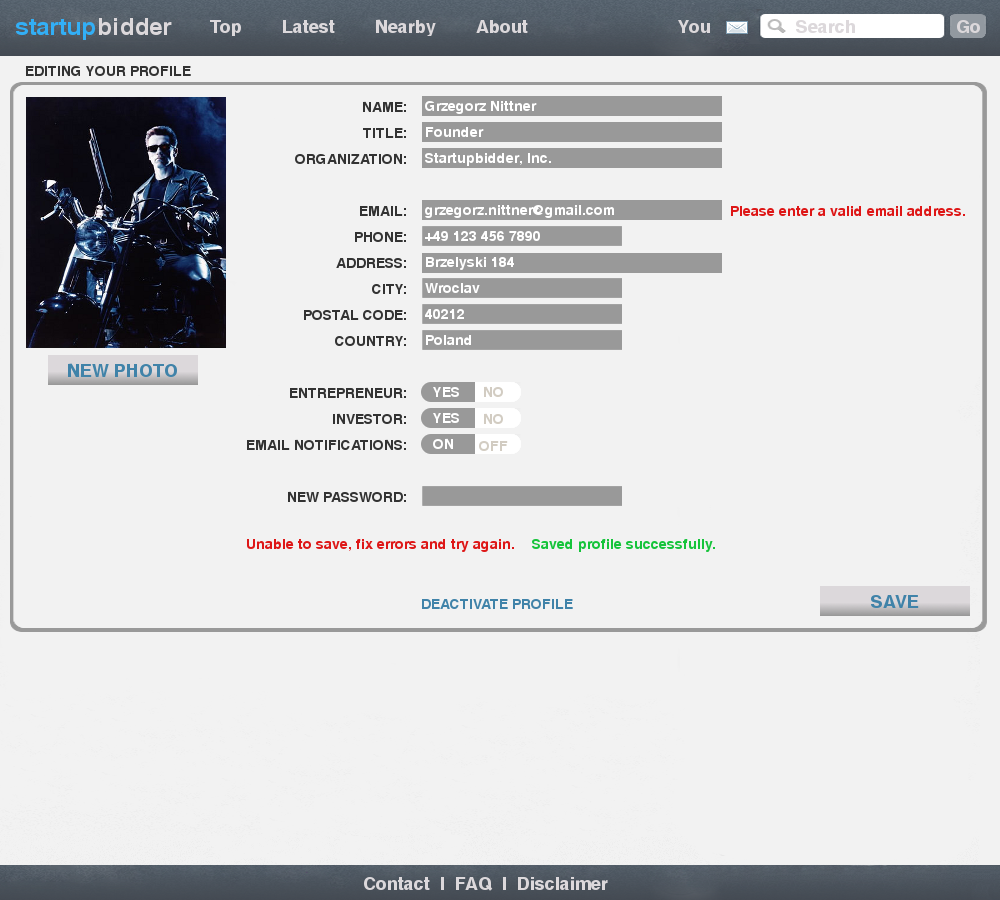
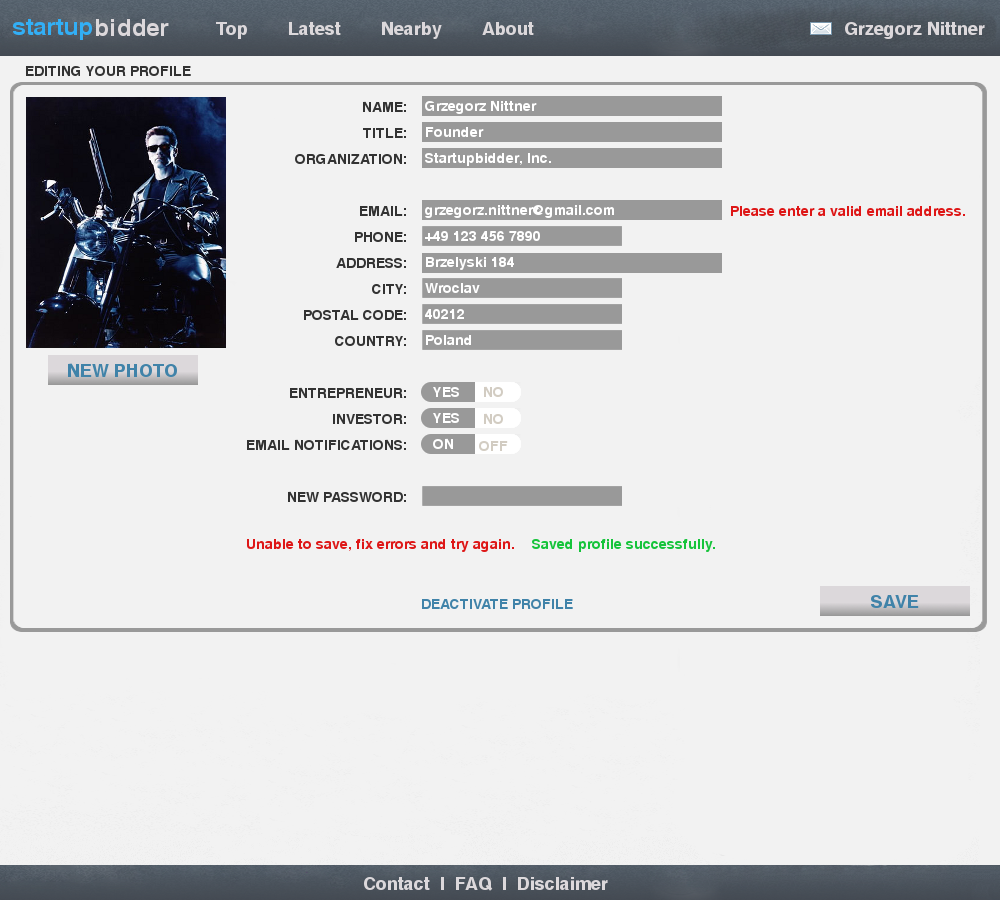
Layered file, before and after one edit (1000px x 900px). Changes by layer:
removed layer "Top Latest Nearb..." over [left=210, top=19, right=980, bottom=36]
removed layer "Mail.gif" over [left=726, top=21, right=748, bottom=34]
painted on "Background" over [left=0, top=0, right=1000, bottom=56]
